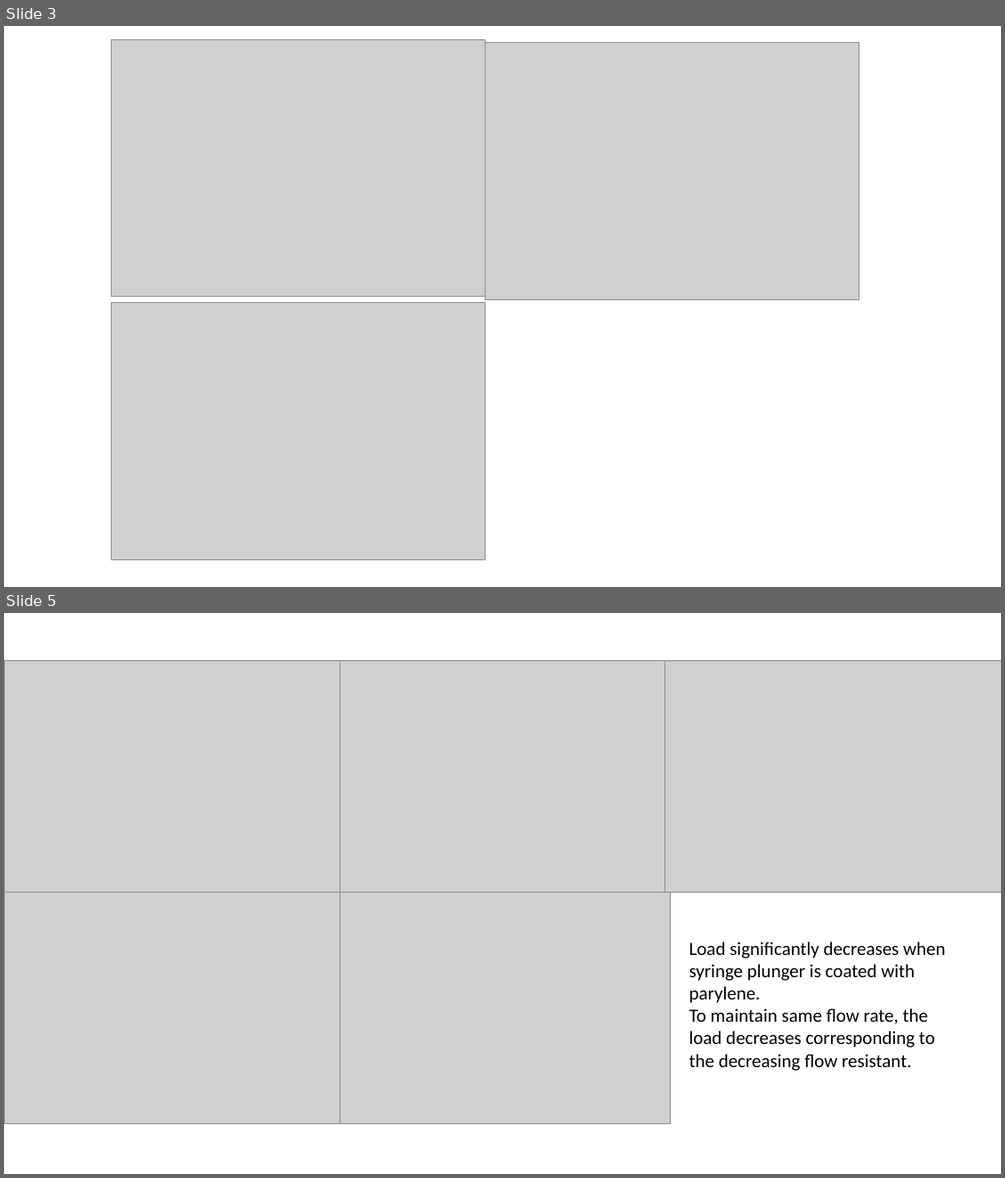
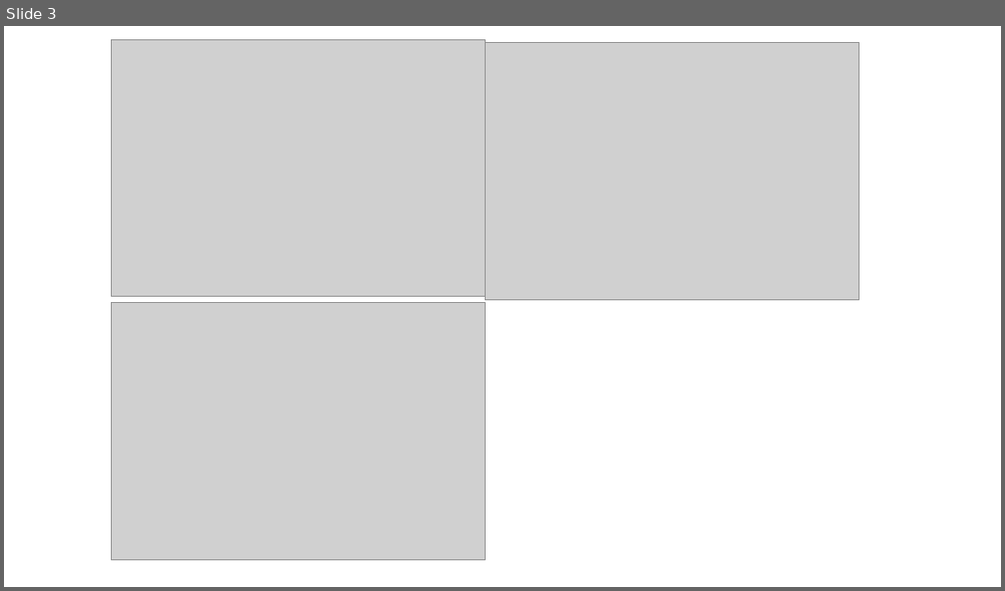
Before and after one commit to mayziyuhuang/Amgen_plunger, a slide deck: 20170217data_slides.pptx. Shown one above the other, each under a label of ours: slides 3 and 5 before the commit, slide 3 after it; the slides between them are not shown. The pictures are 1005x1178 and 1005x591 pixels, drawn with LibreOffice and Linux fonts; fonts in the diff are those of the drawing; grey boxes stand for pictures. Boxes give left, top, right and bottom in pixels: in the first picture for what was removed or moved away, otherwise in the second. Text is boxed around its words. In the diff, an @@ line names an element or a change of style, - is before the commit and + after.

```diff
--- a/20170217data_slides.pptx
+++ b/20170217data_slides.pptx
@@ slide 5 removed at <box>4,613,1001,1174</box>, background #FFFFFF @@
@@ picture removed at <box>4,661,340,892</box> @@
@@ picture removed at <box>334,661,671,892</box> @@
@@ picture removed at <box>664,661,1001,892</box> @@
@@ picture removed at <box>4,892,340,1123</box> @@
@@ picture removed at <box>334,892,671,1123</box> @@
@@ text removed at <box>689,941,945,1070</box> @@
-Load significantly decreases when syringe plunger is coated with parylene.
-To maintain same flow rate, the load decreases corresponding to the decreasing flow resistant.
```
Also in this commit, not shown: 2 slides added, 1 other slide removed, 55 other files.
